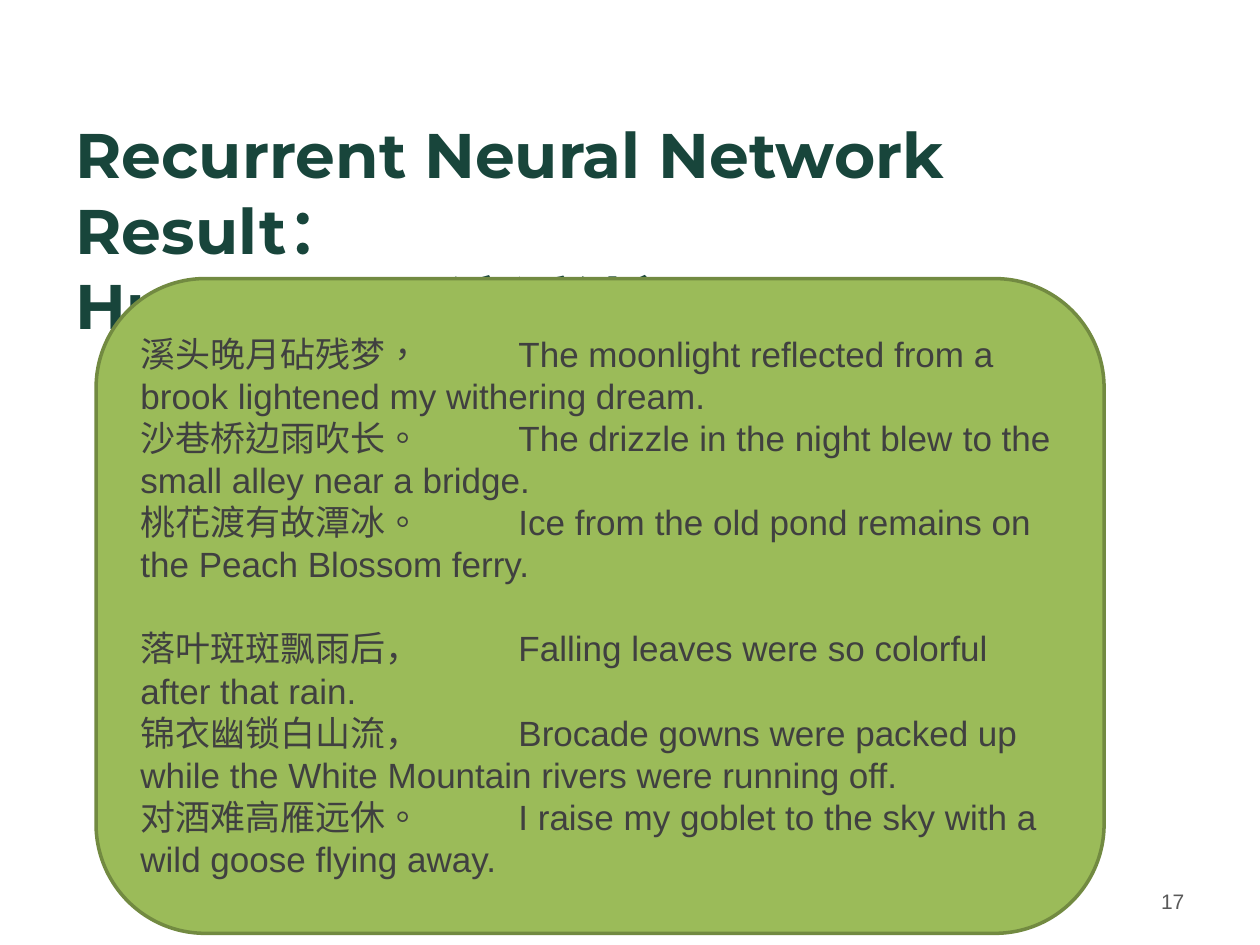
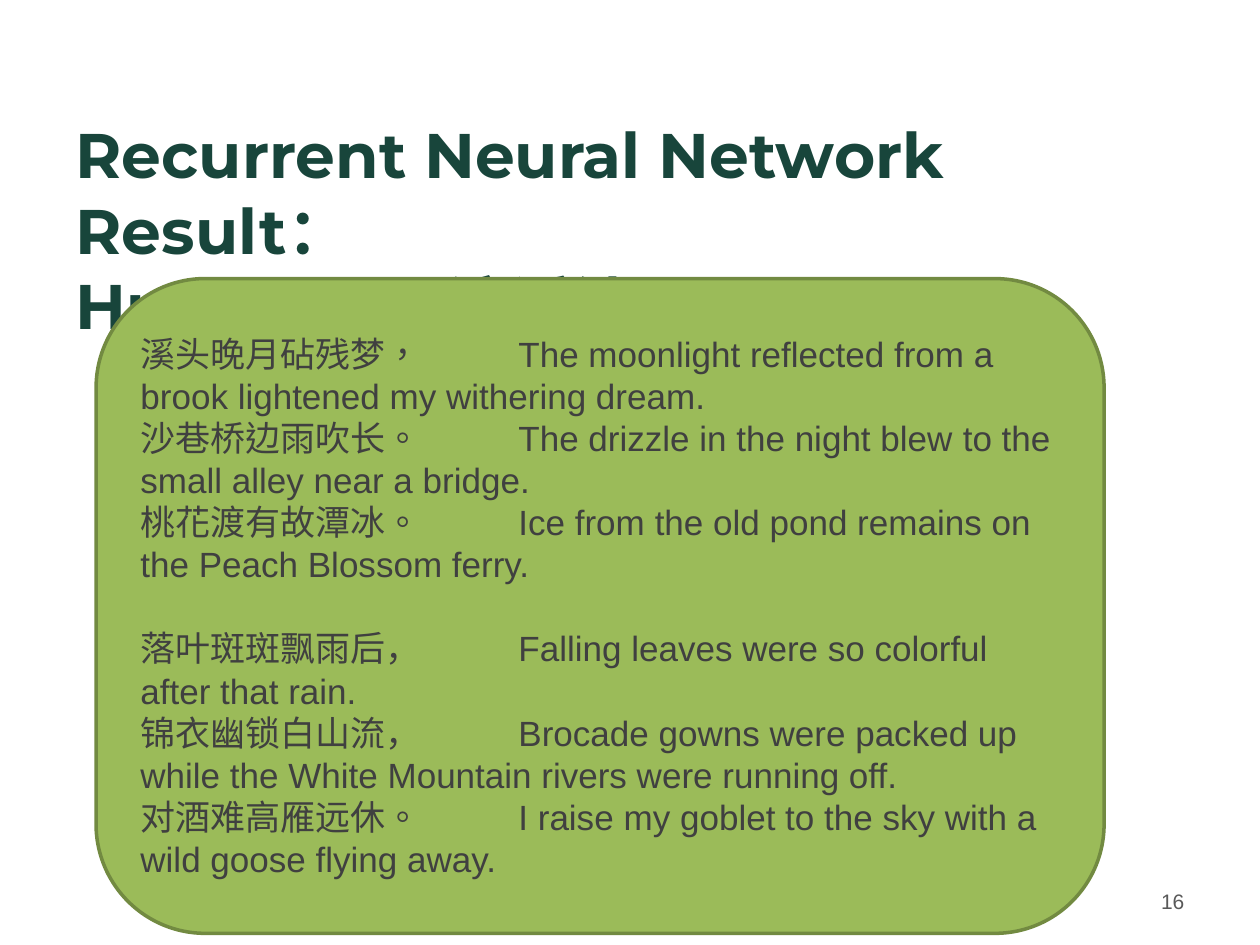
Before and after one commit to Strideradu/17spr_wang_zhu_du, a slide deck: slide 16 of Wei-GA.pptx (slide 17 before the commit). Drawn at 1260x945 pixels with LibreOffice and Linux fonts; fonts in the diff are those of the drawing; background and template pictures are left out. Boxes give left, top, right and bottom in pixels: in the first picture for what was removed or moved away, otherwise in the second. Text is boxed around its words. In the diff, an @@ line names an element or a change of style, - is before the commit and + after.

```diff
--- a/Wei-GA.pptx
+++ b/Wei-GA.pptx
@@ title at [76, 131, 943, 345]: text changed @@
-Recurrent Neural Network Result：
-Huanxisha(浣溪沙）
+Recurrent Neural Network Result：
+Huanxisha(浣溪沙)
@@ page number at [1161, 894, 1184, 909]: text changed @@
-17
+16
```
Also in this commit, not shown: 10 other slides changed, 1 other file.
